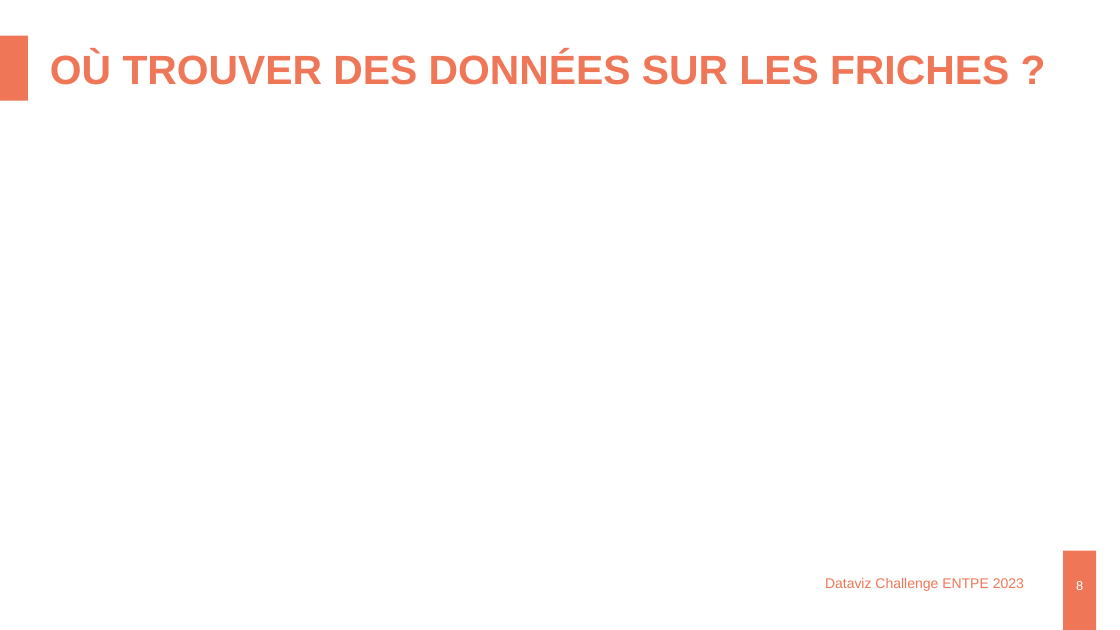
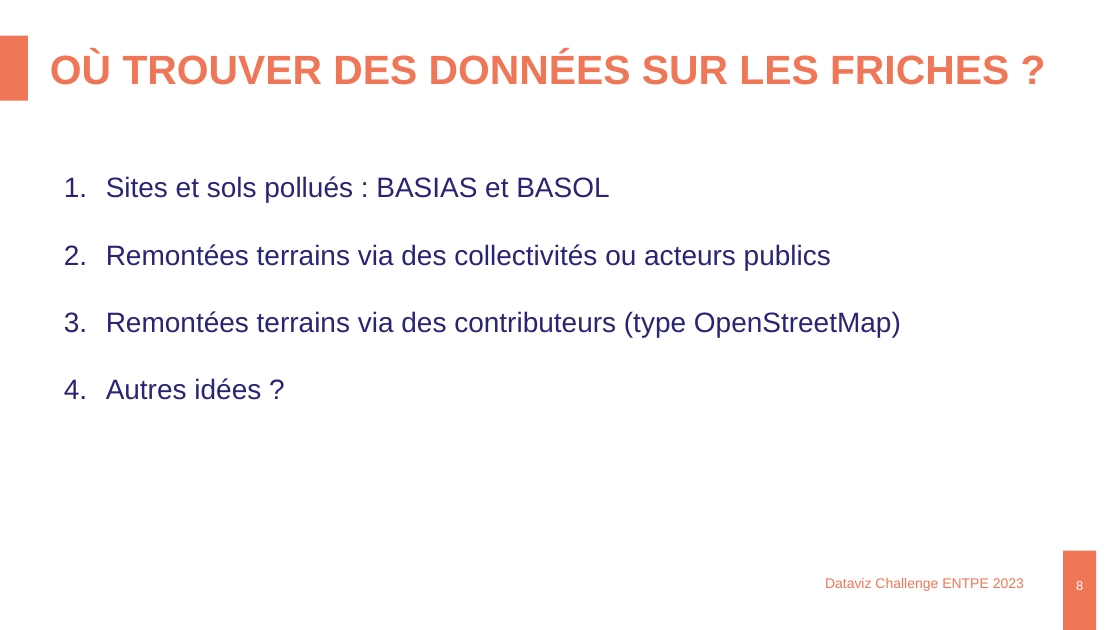
Before and after one commit to datagistips/DatavizChallenge-ENTPE, a slide deck: slide 8 of Presentations/2023_02_DataVizChallenge_Cartofriches.pptx. Drawn at 1120x630 pixels with LibreOffice and Linux fonts; fonts in the diff are those of the drawing; background and template pictures are left out. Boxes give left, top, right and bottom in pixels: in the first picture for what was removed or moved away, otherwise in the second. Text is boxed around its words. In the diff, an @@ line names an element or a change of style, - is before the commit and + after.

```diff
--- a/Presentations/2023_02_DataVizChallenge_Cartofriches.pptx
+++ b/Presentations/2023_02_DataVizChallenge_Cartofriches.pptx
@@ text added at <box>106,176,901,400</box>, 24 pt, text #292574 @@
+1. Sites et sols pollués : BASIAS et BASOL
+2. Remontées terrains via des collectivités ou acteurs publics
+3. Remontées terrains via des contributeurs (type OpenStreetMap)
+4. Autres idées ?
```
Also in this commit, not shown: 5 other slides changed, 1 slide added.
